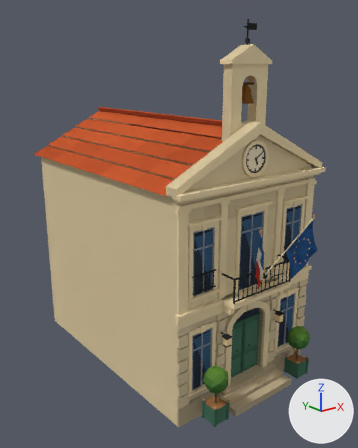
Before and after pictures for a commit that changed the Blender file art/blend/mairie.blend.
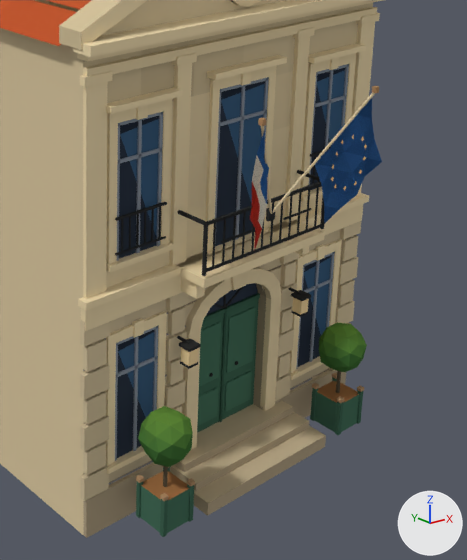
Each version appears first whole from a camera (50 mm lens) standing at (-12.61, 4.38, 11.97) and looking at (-0.12, 20.0, 5.72), and next in a close-up on the part from 39% to 100% of the width and 39% to 98% of the height. The lights are fixed; the arrows at lower right show +X, +Y and +Z. The older version's two pictures come first.

Script lines for the objects in view, before the commit:
```python
me_mairie = bpy.data.meshes.new('mairie')
me_mairie.from_pydata(...)  # 3890 vertices, 1694 faces; spans x -3.65..3.65, y 14.25..26.3, z -0.25..13.51
me_mairie.materials.append(mat_palette)
ob_mairie = bpy.data.objects.new('mairie', me_mairie)
ob_mairie.location = (0.0, 0.0, 0.0)
_m = ob_mairie.modifiers.new('Triangulate', 'TRIANGULATE')
_m.quad_method = 'BEAUTY'
```
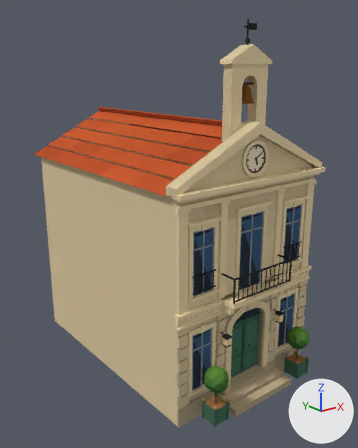
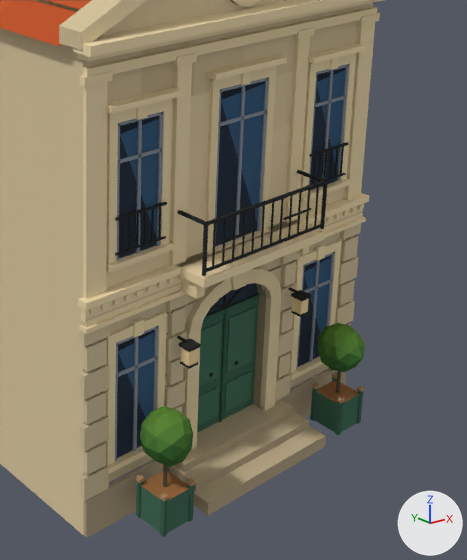
What differs and where, as boxes [x1, y1, x2, y2] in the close-ups (467 x 560 px; the box of a moved part takes in the faces that stretch with it):
part 1 of me_mairie, added
    after: [79, 216, 366, 334]
part 2 of me_mairie, deleted (blue)
    before: [250, 86, 382, 251]
part 3 of me_mairie, moved or reshaped
    before: [138, 406, 193, 467]
    after: [140, 406, 193, 467]

What changed in the scene script:
```text
Change me_mairie:
    used by ob_mairie; location = (0.0, 0.0, 0.0)
    remove me_mairie.from_pydata(...)  # 3890 vertices, 1694 faces; spans x -3.65..3.65, y 14.25..26.3, z -0.25..13.51
    add me_mairie.from_pydata(...)  # 3662 vertices, 1748 faces; spans x -3.65..3.65, y 14.77..26.3, z -0.25..13.51
    me_mairie part 1: a new loose piece, a box spanning x -3.48..3.48, y 15.82..16.0, z 3.67..3.75, in mat_palette
    me_mairie part 2: 114 loose pieces with 468 vertices, spanning x -1.58..1.58, y 14.25..15.88, z 3.72..7.14, are deleted
    me_mairie part 3: 32 vertices moved from x -2.69..-1.77, y 14.87..15.69, z 1.13..2.04 to x -2.71..-1.78, y 14.84..15.73, z 1.15..2.05
    other edits to the shape of me_mairie do not show in these pictures
```
